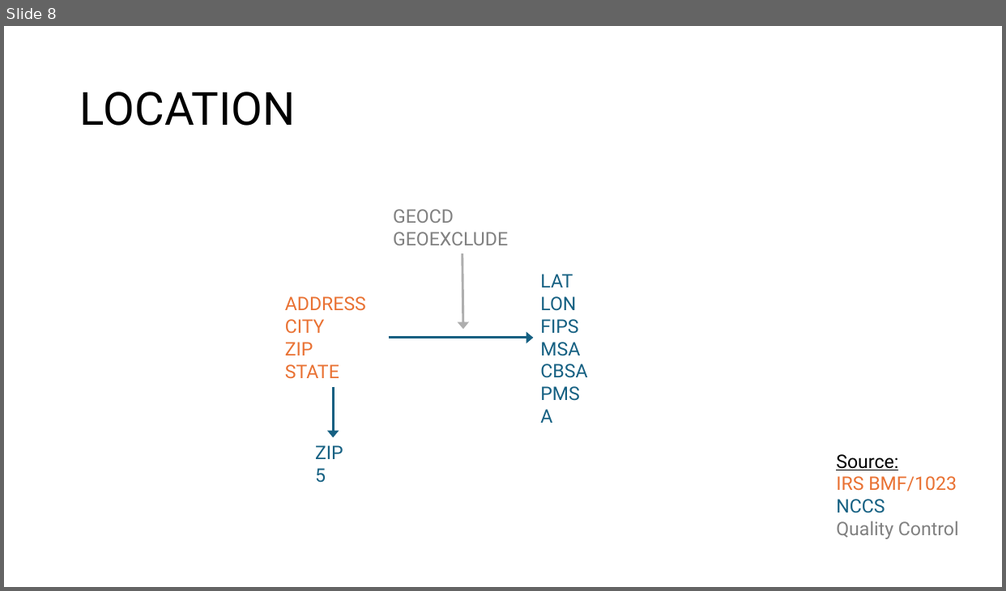
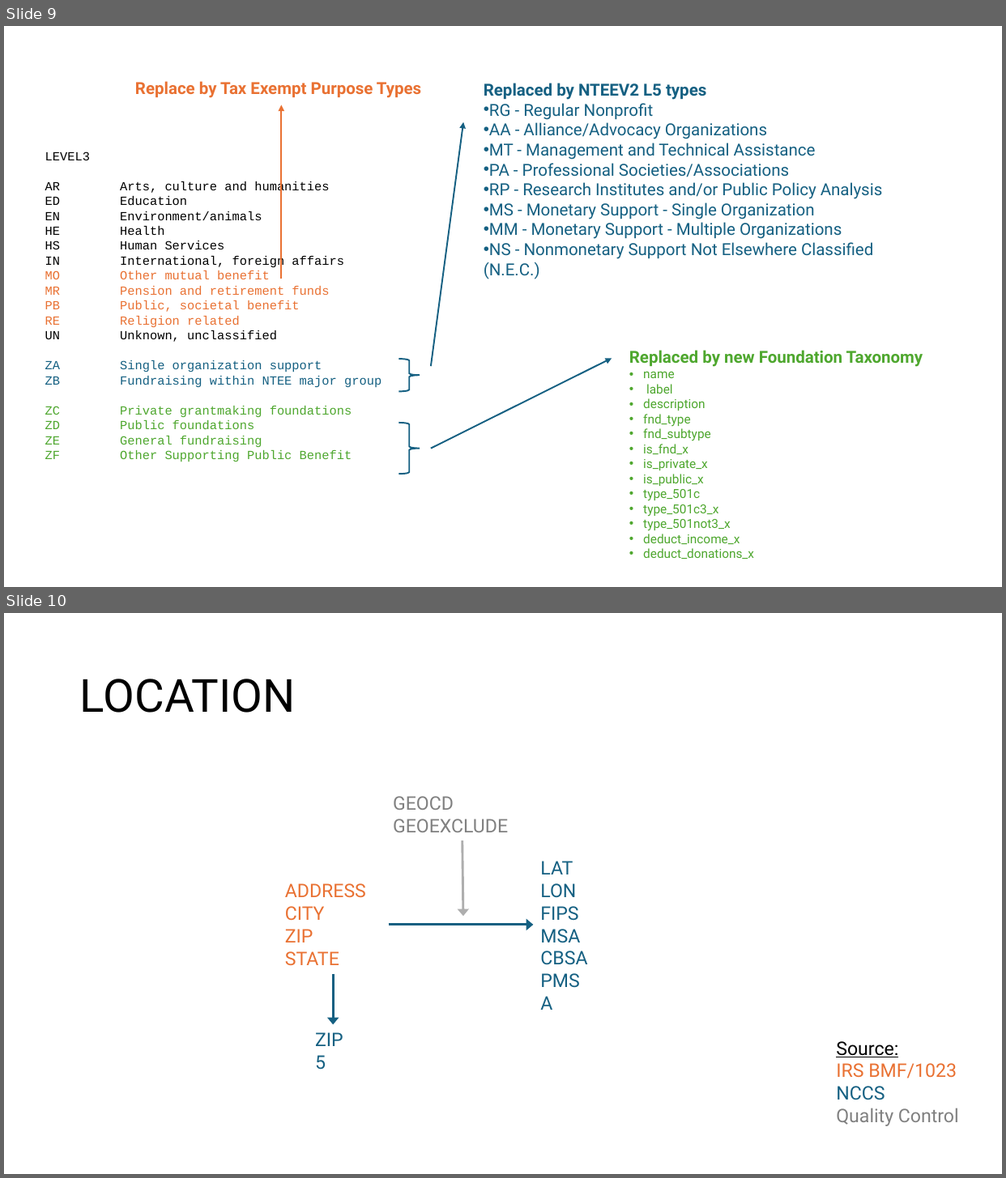
Before and after one commit to Nonprofit-Open-Data-Collective/metadata-standards, a slide deck: METADATA CODEBOOK.pptx. Shown one above the other, each under a label of ours: slide 8 before the commit, slides 9 and 10 after it. The pictures are 1006x591 and 1006x1178 pixels, drawn with LibreOffice and Linux fonts; fonts in the diff are those of the drawing. Boxes give left, top, right and bottom in pixels: in the first picture for what was removed or moved away, otherwise in the second. Text is boxed around its words. In the diff, an @@ line names an element or a change of style, - is before the commit and + after.

Commit message:
add hospital and foundation draft taxonomies

```diff
--- a/METADATA CODEBOOK.pptx
+++ b/METADATA CODEBOOK.pptx
@@ slide 9 added at box(4, 26, 1002, 587), background #FFFFFF @@
@@ group added at box(45, 81, 923, 559): 4 texts, 3 arrows, 2 right braces @@
+LEVEL3
+AR Arts, culture and humanities
+ED Education
+EN Environment/animals
+HE Health
+HS Human Services
+IN International, foreign affairs
+MO Other mutual benefit
+MR Pension and retirement funds
+PB Public, societal benefit
+RE Religion related
+UN Unknown, unclassified
+ZA Single organization support
+ZB Fundraising within NTEE major group
+ZC Private grantmaking foundations
+ZD Public foundations
+ZE General fundraising
+ZF Other Supporting Public Benefit
+Replaced by NTEEV2 L5 types
+• RG - Regular Nonprofit
+• AA - Alliance/Advocacy Organizations
+• MT - Management and Technical Assistance
+• PA - Professional Societies/Associations
+• RP - Research Institutes and/or Public Policy Analysis
+• MS - Monetary Support - Single Organization
+• MM - Monetary Support - Multiple Organizations
+• NS - Nonmonetary Support Not Elsewhere Classified (N.E.C.)
+Replaced by new Foundation Taxonomy
+• name
+• label
+• description
+• fnd_type
+• fnd_subtype
+• is_fnd_x
+• is_private_x
+• is_public_x
+• type_501c
+• type_501c3_x
+• type_501not3_x
+• deduct_income_x
+• deduct_donations_x
+Replace by Tax Exempt Purpose Types
@@ what was slide 8 is now slide 10 @@
```
Also in this commit, not shown: 1 other slide added, 8 other files.
